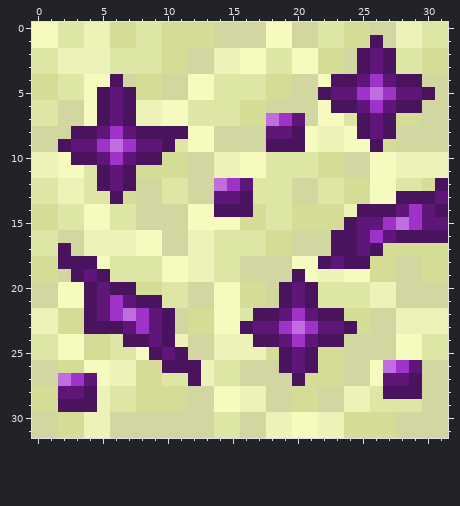
A pixel-art sprite gets an edit: crystalite ore .png. This is how it looked before the edit.
The file is 32x32 pixels. Colours within 5 levels of each other are drawn and written as one.
The same view after the edit:
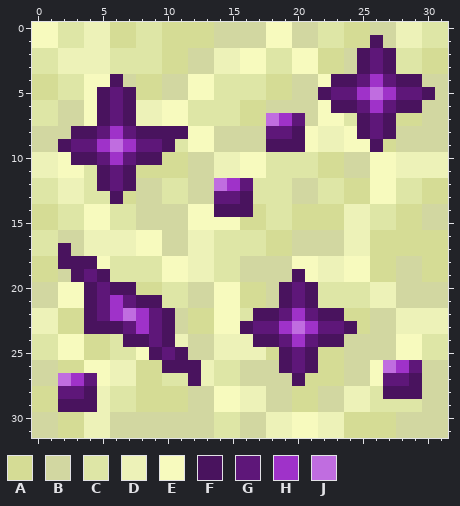
Palette (. is transparent): A #d5dc95  B #d2d7a1  C #dee6a6  D #edf2b8  E #f7fabe  F #49135e  G #5e1779  H #9f32c9  J #c06de0
Author's note on the commit: sorry I didnt like part of the ore so I removed it
The edit:
@@ x 20..31 @@
 11 CCAABBEEDDDD
-12 BBCCAAEECCAF
-13 BBCCAAEEFFFG
-14 AAAADFFFGHGF
-15 AAAAFGGHJHGG
-16 BBBFFGHGFFFF
-17 BBBFFGFAAAAA
-18 EEFGFFAABBAA
+12 BBCCAAEECCAA
+13 BBCCAAEECCAA
+14 AAAADDCCAABB
+15 AAAADDCCAABB
+16 BBBBDDAAAAAA
+17 BBBBDDAAAAAA
+18 EEDDEEAABBAA
 19 FEDDEEAABBAA
Changed places in both pictures, as pixel boxes (x1, y1, x2, y2):
changed: (318, 178, 448, 269)
